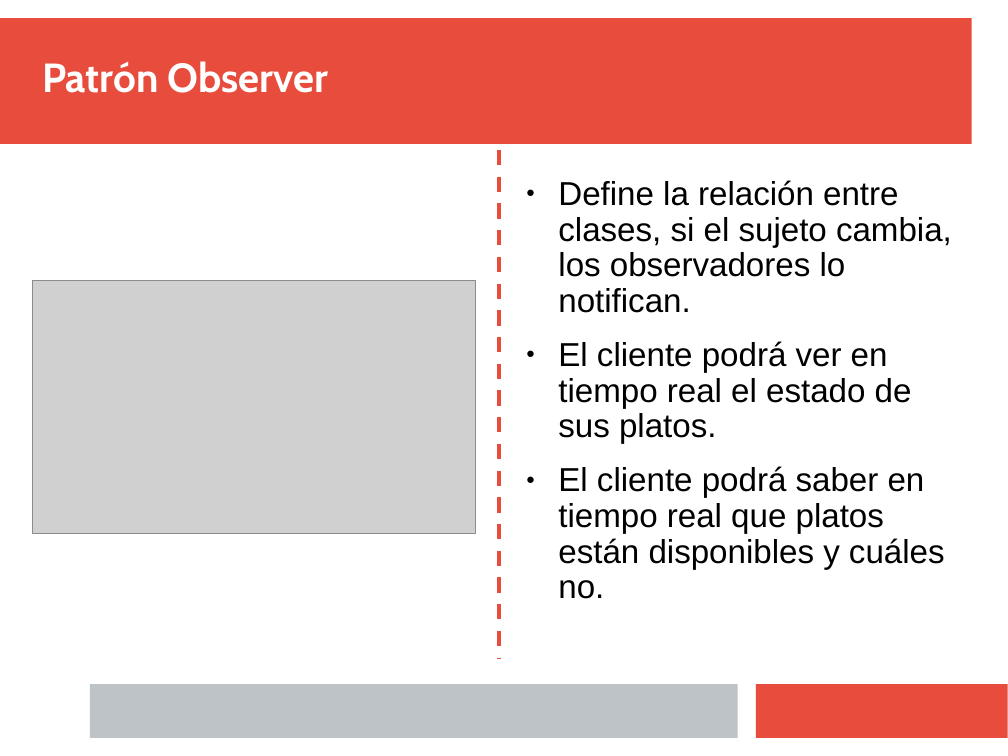
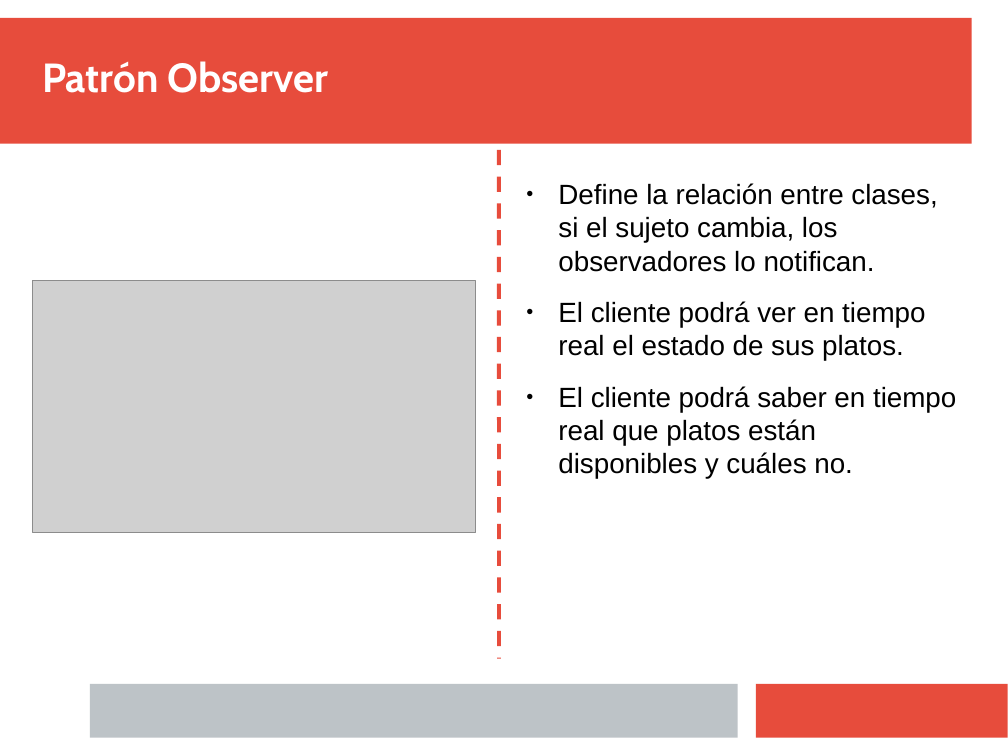
Before and after one commit to Juanba1998/APP-Restaurante, a slide deck: slide 30 of Material/Presentación/Presentacion Final.pptx (slide 22 before the commit). Drawn at 1008x756 pixels with LibreOffice and Linux fonts; fonts in the diff are those of the drawing; grey boxes stand for pictures. Boxes give left, top, right and bottom in pixels: in the first picture for what was removed or moved away, otherwise in the second. Text is boxed around its words. In the diff, an @@ line names an element or a change of style, - is before the commit and + after.

```diff
--- a/Material/Presentación/Presentacion Final.pptx
+++ b/Material/Presentación/Presentacion Final.pptx
@@ text "Define la relación entre clases, ..." at <box>558,183,956,479</box>: size 26 to 21.8 pt; line spacing 0.9 to 1 @@
```
Also in this commit, not shown: 6 other slides changed, 8 slides added.
